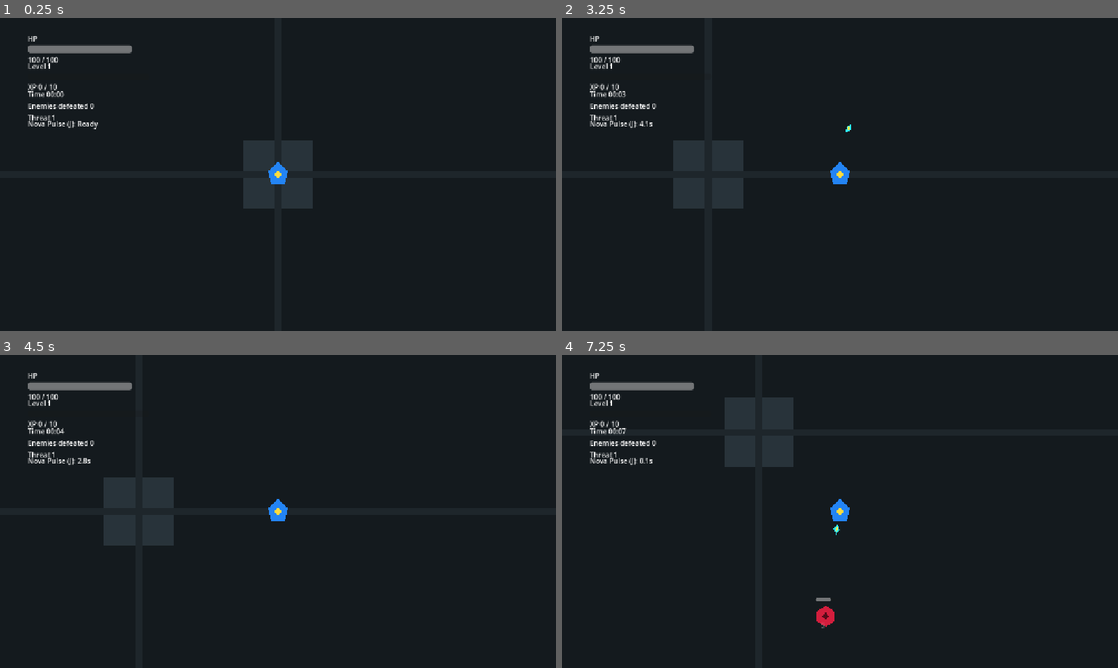
Above: before the commit, frames 1-4 (two rows, left to right).
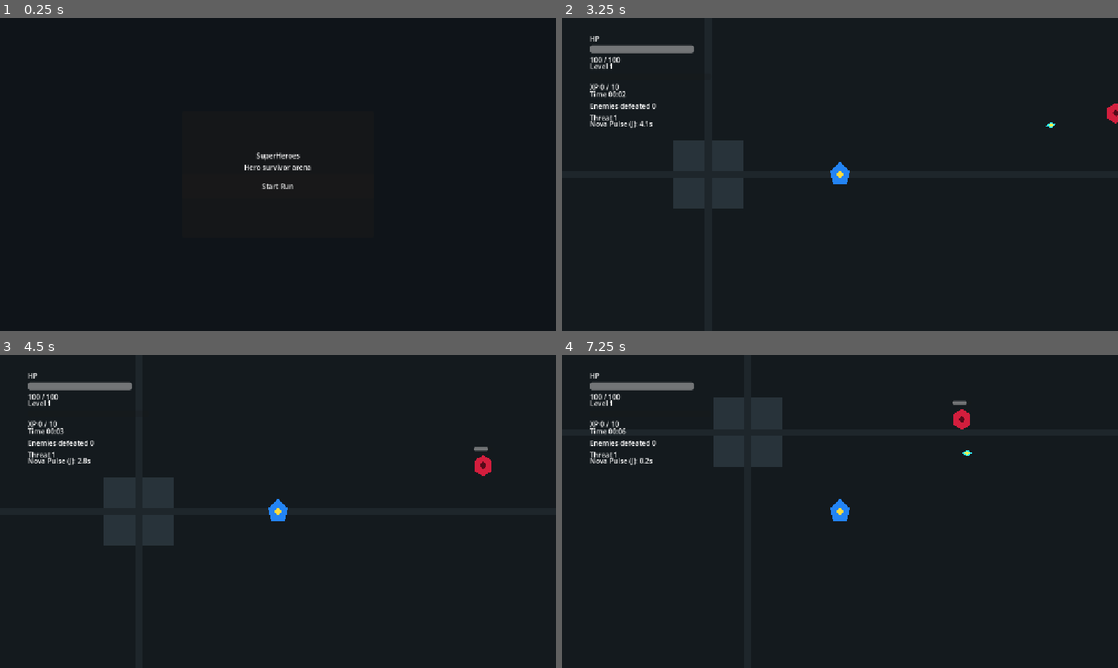
Above: after the commit, the same moments.

Repository: StanisRyz/SuperHeroes
Game: Godot game, scene res://scenes/main/Main.tscn
Same seed, same stepped clock (60 frames per second), same inputs: the game is played once before the commit and once after it.
Inputs (mouse positions are in pixels of both pictures, inside the frame that each line leads up to):
- Up to frame 1 (0.25 s): no input
- Up to frame 2 (3.25 s): click (840, 187) at 0.5 s, where only the run after the commit has a clickable "Start Run"; tap Enter at 1.25 s; move the mouse to (962, 158) at 1.27 s; hold D (move_right) 1.28-2 s; hold J (ability_1) 1.28-2 s; click (962, 158) at 1.42 s; drag from (728, 190) to (840, 174) at 2.02 s; tap Space at 2.75 s; move the mouse to (895, 105) at 2.77 s; hold D (move_right) from 2.78 s (still down); hold J (ability_1) from 2.78 s (still down)
- Up to frame 3 (4.5 s): release D (move_right) at 3.5 s; release J (ability_1) at 3.5 s; drag from (250, 574) to (111, 464) at 3.52 s; move the mouse to (444, 558) at 4.27 s; hold Left (move_left) from 4.28 s (still down); hold J (ability_1) from 4.28 s (still down)
- Up to frame 4 (7.25 s): tap Escape (pause) at 4.9 s; release Left (move_left) at 5 s; release J (ability_1) at 5 s; click (840, 492) at 5 s, where only the run after the commit has a clickable "Resume"; drag from (673, 464) to (756, 433) at 5.77 s; move the mouse to (867, 511) at 6.52 s; hold S (move_down) from 6.53 s (still down); hold J (ability_1) from 6.53 s (still down); click (867, 511) at 6.67 s

The runs differ from the first frame. In frame 1, 3.5% of the frame differs, in the area x 5-57%, y 5-61%; in frame 2, 0.1%; in frame 3, 0.2%; in frame 4, 1.3%.

Commit message:
Add main menu and pause flow.
Adds a frontend flow with MainMenu, Start Run, PauseMenu, Resume, Restart Run, Quit to Menu, and mobile pause button support. Refactors Main into the run scene coordinator and updates Arena restart/game-over flow to emit requests instead of reloading directly, with README.md and Agents.md updated accordingly.

Diff:
--- a/scenes/game/Arena.gd
+++ b/scenes/game/Arena.gd
@@ -1,4 +1,7 @@
 extends Node2D
+
+signal restart_run_requested
+signal quit_to_menu_requested
 
 @export var arena_size: Vector2 = Vector2(4000.0, 4000.0)
 
@@ -15,6 +18,7 @@
 @onready var game_over_screen: Node = get_node_or_null("GameOverScreen")
 @onready var mobile_controls: Node = get_node_or_null("MobileControls")
 @onready var floating_text_spawner: Node = get_node_or_null("FloatingTextSpawner")
+@onready var pause_menu: Node = get_node_or_null("PauseMenu")
 
 func _ready() -> void:
 	var playable_rect := get_playable_rect()
@@ -54,6 +58,7 @@
 	_setup_spawn_director()
 	_setup_level_up_flow(auto_attack, ability_manager)
 	_setup_run_lifecycle()
+	_setup_pause_menu()
 
 	if projectile_container == null:
 		push_warning("Arena could not find ProjectileContainer node.")
@@ -132,6 +137,10 @@
 	if mobile_controls.has_method("setup_ability_manager"):
 		mobile_controls.setup_ability_manager(ability_manager)
 
+	if mobile_controls.has_signal("pause_pressed"):
+		if not mobile_controls.pause_pressed.is_connected(_request_pause_menu):
+			mobile_controls.pause_pressed.connect(_request_pause_menu)
+
 
 func _on_player_level_up_available(_level: int) -> void:
 	if _is_player_dead() or _is_game_over_visible():
@@ -173,6 +182,25 @@
 		push_warning("Arena could not find GameOverScreen node.")
 	elif game_over_screen.has_signal("restart_requested") and not game_over_screen.restart_requested.is_connected(_on_restart_requested):
 		game_over_screen.restart_requested.connect(_on_restart_requested)
+
+
+func _setup_pause_menu() -> void:
+	if pause_menu == null:
+		push_warning("Arena could not find PauseMenu node.")
+		return
+
+	if pause_menu.has_signal("resume_requested") and not pause_menu.resume_requested.is_connected(_on_pause_resume_requested):
+		pause_menu.resume_requested.connect(_on_pause_resume_requested)
+	if pause_menu.has_signal("restart_requested") and not pause_menu.restart_requested.is_connected(_on_pause_restart_requested):
+		pause_menu.restart_requested.connect(_on_pause_restart_requested)
+	if pause_menu.has_signal("quit_to_menu_requested") and not pause_menu.quit_to_menu_requested.is_connected(_on_pause_quit_to_menu_requested):
+		pause_menu.quit_to_menu_requested.connect(_on_pause_quit_to_menu_requested)
+
+
+func _unhandled_input(event: InputEvent) -> void:
+	if event.is_action_pressed("pause"):
+		_request_pause_menu()
+		get_viewport().set_input_as_handled()
 
 
 func _on_player_died() -> void:
@@ -197,7 +225,37 @@
 
 func _on_restart_requested() -> void:
 	get_tree().paused = false
-	get_tree().reload_current_scene()
+	restart_run_requested.emit()
+
+
+func _request_pause_menu() -> void:
+	if get_tree().paused or _is_player_dead() or _is_level_up_visible() or _is_game_over_visible():
+		return
+
+	get_tree().paused = true
+	_reset_mobile_controls()
+	if pause_menu != null and pause_menu.has_method("open"):
+		pause_menu.open()
+
+
+func _on_pause_resume_requested() -> void:
+	if pause_menu != null and pause_menu.has_method("close"):
+		pause_menu.close()
+	get_tree().paused = false
+
+
+func _on_pause_restart_requested() -> void:
+	if pause_menu != null and pause_menu.has_method("close"):
+		pause_menu.close()
+	get_tree().paused = false
+	restart_run_requested.emit()
+
+
+func _on_pause_quit_to_menu_requested() -> void:
+	if pause_menu != null and pause_menu.has_method("close"):
+		pause_menu.close()
+	get_tree().paused = false
+	quit_to_menu_requested.emit()
 
 
 func _is_player_dead() -> bool:
@@ -206,6 +264,10 @@
 
 func _is_game_over_visible() -> bool:
 	return game_over_screen != null and game_over_screen.visible
+
+
+func _is_level_up_visible() -> bool:
+	return level_up_screen != null and level_up_screen.visible
 
 
 func _reset_mobile_controls() -> void:
--- a/scenes/game/Arena.tscn
+++ b/scenes/game/Arena.tscn
@@ -11,6 +11,7 @@
 [ext_resource type="PackedScene" path="res://scenes/enemies/SpawnDirector.tscn" id="8_spawn_director"]
 [ext_resource type="PackedScene" path="res://scenes/ui/MobileControls.tscn" id="9_mobile_controls"]
 [ext_resource type="PackedScene" path="res://scenes/ui/FloatingTextSpawner.tscn" id="10_floating_text_spawner"]
+[ext_resource type="PackedScene" path="res://scenes/ui/PauseMenu.tscn" id="11_pause_menu"]
 
 [node name="Arena" type="Node2D"]
 script = ExtResource("1_arena_script")
@@ -56,3 +57,5 @@
 [node name="MobileControls" parent="." instance=ExtResource("9_mobile_controls")]
 
 [node name="FloatingTextSpawner" parent="." instance=ExtResource("10_floating_text_spawner")]
+
+[node name="PauseMenu" parent="." instance=ExtResource("11_pause_menu")]
--- /dev/null
+++ b/scenes/main/Main.gd
@@ -0,0 +1,83 @@
+extends Node
+
+@export var arena_scene: PackedScene
+@export var main_menu_scene: PackedScene
+
+var current_run: Node
+var main_menu: Node
+
+
+func _ready() -> void:
+	get_tree().paused = false
+	_show_main_menu()
+
+
+func _show_main_menu() -> void:
+	_clear_current_run()
+	_clear_main_menu()
+
+	if main_menu_scene == null:
+		push_warning("Main is missing main_menu_scene.")
+		return
+
+	main_menu = main_menu_scene.instantiate()
+	add_child(main_menu)
+
+	if main_menu.has_signal("start_requested") and not main_menu.start_requested.is_connected(_start_run):
+		main_menu.start_requested.connect(_start_run)
+	if main_menu.has_signal("quit_requested") and not main_menu.quit_requested.is_connected(_on_quit_requested):
+		main_menu.quit_requested.connect(_on_quit_requested)
+
+
+func _start_run() -> void:
+	get_tree().paused = false
+	_clear_main_menu()
+	_clear_current_run()
+
+	if arena_scene == null:
+		push_warning("Main is missing arena_scene.")
+		return
+
+	current_run = arena_scene.instantiate()
+	add_child(current_run)
+
+	if current_run.has_signal("restart_run_requested") and not current_run.restart_run_requested.is_connected(_restart_run):
+		current_run.restart_run_requested.connect(_restart_run)
+	if current_run.has_signal("quit_to_menu_requested") and not current_run.quit_to_menu_requested.is_connected(_quit_to_menu):
+		current_run.quit_to_menu_requested.connect(_quit_to_menu)
+
+
+func _clear_current_run() -> void:
+	if current_run == null:
+		return
+
+	if current_run.get_parent() == self:
+		remove_child(current_run)
+	current_run.queue_free()
+	current_run = null
+
+
+func _clear_main_menu() -> void:
+	if main_menu == null:
+		return
+
+	if main_menu.get_parent() == self:
+		remove_child(main_menu)
+	main_menu.queue_free()
+	main_menu = null
+
+
+func _restart_run() -> void:
+	get_tree().paused = false
+	_clear_current_run()
+	_start_run()
+
+
+func _quit_to_menu() -> void:
+	get_tree().paused = false
+	_clear_current_run()
+	_show_main_menu()
+
+
+func _on_quit_requested() -> void:
+	get_tree().quit()
--- a/scenes/main/Main.tscn
+++ b/scenes/main/Main.tscn
@@ -1,7 +1,10 @@
-[gd_scene load_steps=2 format=3 uid="uid://main_scene_superheroes"]
+[gd_scene load_steps=4 format=3 uid="uid://main_scene_superheroes"]
 
 [ext_resource type="PackedScene" path="res://scenes/game/Arena.tscn" id="1_arena"]
+[ext_resource type="Script" path="res://scenes/main/Main.gd" id="1_main_script"]
+[ext_resource type="PackedScene" path="res://scenes/ui/MainMenu.tscn" id="2_main_menu"]
 
 [node name="Main" type="Node"]
-
-[node name="Arena" parent="." instance=ExtResource("1_arena")]
+script = ExtResource("1_main_script")
+arena_scene = ExtResource("1_arena")
+main_menu_scene = ExtResource("2_main_menu")
--- a/scenes/ui/GameHUD.gd
+++ b/scenes/ui/GameHUD.gd
@@ -117,7 +117,7 @@
 
 func _format_time(seconds: float) -> String:
 	var total_seconds := int(floor(seconds))
-	var minutes := total_seconds / 60
+	var minutes := int(total_seconds / 60.0)
 	var remaining_seconds := total_seconds % 60
 	return "%02d:%02d" % [minutes, remaining_seconds]
 
--- a/scenes/ui/GameOverScreen.gd
+++ b/scenes/ui/GameOverScreen.gd
@@ -36,7 +36,7 @@
 
 func _format_time(seconds: float) -> String:
 	var total_seconds := int(floor(seconds))
-	var minutes := total_seconds / 60
+	var minutes := int(total_seconds / 60.0)
 	var remaining_seconds := total_seconds % 60
 	return "%02d:%02d" % [minutes, remaining_seconds]
 
--- /dev/null
+++ b/scenes/ui/MainMenu.gd
@@ -0,0 +1,28 @@
+extends CanvasLayer
+
+signal start_requested
+signal quit_requested
+
+@onready var start_button: Button = get_node_or_null("Root/Panel/VBoxContainer/StartButton")
+@onready var quit_button: Button = get_node_or_null("Root/Panel/VBoxContainer/QuitButton")
+
+
+func _ready() -> void:
+	process_mode = Node.PROCESS_MODE_ALWAYS
+	get_tree().paused = false
+
+	if start_button == null:
+		push_warning("MainMenu could not find StartButton.")
+	elif not start_button.pressed.is_connected(_on_start_button_pressed):
+		start_button.pressed.connect(_on_start_button_pressed)
+
+	if quit_button != null and not quit_button.pressed.is_connected(_on_quit_button_pressed):
+		quit_button.pressed.connect(_on_quit_button_pressed)
+
+
+func _on_start_button_pressed() -> void:
+	start_requested.emit()
+
+
+func _on_quit_button_pressed() -> void:
+	quit_requested.emit()
--- /dev/null
+++ b/scenes/ui/MainMenu.tscn
@@ -0,0 +1,63 @@
+[gd_scene load_steps=2 format=3 uid="uid://main_menu_superheroes"]
+
+[ext_resource type="Script" path="res://scenes/ui/MainMenu.gd" id="1_main_menu_script"]
+
+[node name="MainMenu" type="CanvasLayer"]
+script = ExtResource("1_main_menu_script")
+
+[node name="Root" type="Control" parent="."]
+layout_mode = 3
+anchors_preset = 15
+anchor_right = 1.0
+anchor_bottom = 1.0
+grow_horizontal = 2
+grow_vertical = 2
+
+[node name="Background" type="ColorRect" parent="Root"]
+layout_mode = 1
+anchors_preset = 15
+anchor_right = 1.0
+anchor_bottom = 1.0
+grow_horizontal = 2
+grow_vertical = 2
+color = Color(0.06, 0.08, 0.1, 1)
+
+[node name="Panel" type="PanelContainer" parent="Root"]
+layout_mode = 1
+anchors_preset = 8
+anchor_left = 0.5
+anchor_top = 0.5
+anchor_right = 0.5
+anchor_bottom = 0.5
+offset_left = -220.0
+offset_top = -145.0
+offset_right = 220.0
+offset_bottom = 145.0
+grow_horizontal = 2
+grow_vertical = 2
+
+[node name="VBoxContainer" type="VBoxContainer" parent="Root/Panel"]
+layout_mode = 2
+alignment = 1
+
+[node name="TitleLabel" type="Label" parent="Root/Panel/VBoxContainer"]
+layout_mode = 2
+text = "SuperHeroes"
+horizontal_alignment = 1
+
+[node name="SubtitleLabel" type="Label" parent="Root/Panel/VBoxContainer"]
+layout_mode = 2
+text = "Hero survivor arena"
+horizontal_alignment = 1
+
+[node name="StartButton" type="Button" parent="Root/Panel/VBoxContainer"]
+custom_minimum_size = Vector2(320, 56)
+layout_mode = 2
+text = "Start Run"
+
+[node name="QuitButton" type="Button" parent="Root/Panel/VBoxContainer"]
+custom_minimum_size = Vector2(320, 48)
+visible = false
+layout_mode = 2
+disabled = true
+text = "Quit"
--- a/scenes/ui/MobileControls.gd
+++ b/scenes/ui/MobileControls.gd
@@ -2,6 +2,7 @@
 
 signal movement_changed(direction: Vector2)
 signal ability_1_pressed
+signal pause_pressed
 
 @export var force_visible: bool = false
 @export var joystick_radius: float = 80.0
@@ -14,6 +15,7 @@
 @onready var joystick_base: Control = get_node_or_null("Root/JoystickArea/Base")
 @onready var joystick_knob: Control = get_node_or_null("Root/JoystickArea/Base/Knob")
 @onready var ability_button: Button = get_node_or_null("Root/AbilityButton")
+@onready var pause_button: Button = get_node_or_null("Root/PauseButton")
 
 
 func _ready() -> void:
@@ -29,6 +31,11 @@
 		push_warning("MobileControls could not find AbilityButton.")
 	elif not ability_button.pressed.is_connected(_on_ability_button_pressed):
 		ability_button.pressed.connect(_on_ability_button_pressed)
+
+	if pause_button == null:
+		push_warning("MobileControls could not find PauseButton.")
+	elif not pause_button.pressed.is_connected(_on_pause_button_pressed):
+		pause_button.pressed.connect(_on_pause_button_pressed)
 
 	_update_joystick_visual(Vector2.ZERO)
 	_update_ability_button(0.0)
@@ -115,8 +122,8 @@
 
 func _update_direction_from_position(local_position: Vector2) -> void:
 	var center := _get_joystick_center()
-	var offset := local_position - center
-	var normalized_offset := offset / joystick_radius
+	var pointer_offset := local_position - center
+	var normalized_offset := pointer_offset / joystick_radius
 	var direction := normalized_offset.limit_length(1.0)
 
 	if direction.length() < deadzone:
@@ -165,6 +172,13 @@
 	ability_1_pressed.emit()
 
 
+func _on_pause_button_pressed() -> void:
+	if get_tree().paused:
+		return
+
+	pause_pressed.emit()
+
+
 func _on_ability_cooldown_changed(slot: int, cooldown_remaining: float, _cooldown_total: float) -> void:
 	if slot == 1:
 		_update_ability_button(cooldown_remaining)
--- a/scenes/ui/MobileControls.tscn
+++ b/scenes/ui/MobileControls.tscn
@@ -67,3 +67,16 @@
 grow_horizontal = 0
 grow_vertical = 2
 text = "Nova"
+
+[node name="PauseButton" type="Button" parent="Root"]
+custom_minimum_size = Vector2(96, 44)
+layout_mode = 1
+anchors_preset = -1
+anchor_left = 1.0
+anchor_right = 1.0
+offset_left = -120.0
+offset_top = 36.0
+offset_right = -24.0
+offset_bottom = 80.0
+grow_horizontal = 0
+text = "Pause"
--- /dev/null
+++ b/scenes/ui/PauseMenu.gd
@@ -0,0 +1,51 @@
+extends CanvasLayer
+
+signal resume_requested
+signal restart_requested
+signal quit_to_menu_requested
+
+@onready var resume_button: Button = get_node_or_null("Root/Panel/VBoxContainer/ResumeButton")
+@onready var restart_button: Button = get_node_or_null("Root/Panel/VBoxContainer/RestartButton")
+@onready var quit_button: Button = get_node_or_null("Root/Panel/VBoxContainer/QuitButton")
+
+
+func _ready() -> void:
+	process_mode = Node.PROCESS_MODE_WHEN_PAUSED
+	hide()
+
+	if resume_button == null:
+		push_warning("PauseMenu could not find ResumeButton.")
+	elif not resume_button.pressed.is_connected(_on_resume_button_pressed):
+		resume_button.pressed.connect(_on_resume_button_pressed)
+
+	if restart_button == null:
+		push_warning("PauseMenu could not find RestartButton.")
+	elif not restart_button.pressed.is_connected(_on_restart_button_pressed):
+		restart_button.pressed.connect(_on_restart_button_pressed)
+
+	if quit_button == null:
+		push_warning("PauseMenu could not find QuitButton.")
+	elif not quit_button.pressed.is_connected(_on_quit_button_pressed):
+		quit_button.pressed.connect(_on_quit_button_pressed)
+
+
+func open() -> void:
+	show()
+	if resume_button != null:
+		resume_button.grab_focus()
+
+
+func close() -> void:
+	hide()
+
+
+func _on_resume_button_pressed() -> void:
+	resume_requested.emit()
+
+
+func _on_restart_button_pressed() -> void:
+	restart_requested.emit()
+
+
+func _on_quit_button_pressed() -> void:
+	quit_to_menu_requested.emit()
--- /dev/null
+++ b/scenes/ui/PauseMenu.tscn
@@ -0,0 +1,63 @@
+[gd_scene load_steps=2 format=3 uid="uid://pause_menu_superheroes"]
+
+[ext_resource type="Script" path="res://scenes/ui/PauseMenu.gd" id="1_pause_menu_script"]
+
+[node name="PauseMenu" type="CanvasLayer"]
+process_mode = 3
+visible = false
+script = ExtResource("1_pause_menu_script")
+
+[node name="Root" type="Control" parent="."]
+layout_mode = 3
+anchors_preset = 15
+anchor_right = 1.0
+anchor_bottom = 1.0
+grow_horizontal = 2
+grow_vertical = 2
+
+[node name="Overlay" type="ColorRect" parent="Root"]
+layout_mode = 1
+anchors_preset = 15
+anchor_right = 1.0
+anchor_bottom = 1.0
+grow_horizontal = 2
+grow_vertical = 2
+color = Color(0, 0, 0, 0.58)
+
+[node name="Panel" type="PanelContainer" parent="Root"]
+layout_mode = 1
+anchors_preset = 8
+anchor_left = 0.5
+anchor_top = 0.5
+anchor_right = 0.5
+anchor_bottom = 0.5
+offset_left = -210.0
+offset_top = -150.0
+offset_right = 210.0
+offset_bottom = 150.0
+grow_horizontal = 2
+grow_vertical = 2
+
+[node name="VBoxContainer" type="VBoxContainer" parent="Root/Panel"]
+layout_mode = 2
+alignment = 1
+
+[node name="TitleLabel" type="Label" parent="Root/Panel/VBoxContainer"]
+layout_mode = 2
+text = "Paused"
+horizontal_alignment = 1
+
+[node name="ResumeButton" type="Button" parent="Root/Panel/VBoxContainer"]
+custom_minimum_size = Vector2(320, 52)
+layout_mode = 2
+text = "Resume"
+
+[node name="RestartButton" type="Button" parent="Root/Panel/VBoxContainer"]
+custom_minimum_size = Vector2(320, 52)
+layout_mode = 2
+text = "Restart Run"
+
+[node name="QuitButton" type="Button" parent="Root/Panel/VBoxContainer"]
+custom_minimum_size = Vector2(320, 52)
+layout_mode = 2
+text = "Quit to Menu"
Not shown: 1 places in scenes/game/Arena.tscn that only renumber resources
Not shown, added: scenes/main/Main.gd.uid
Not shown, added: scenes/ui/MainMenu.gd.uid
Not shown, added: scenes/ui/PauseMenu.gd.uid
Not shown, changed: Agents.md
Not shown, changed: README.md
